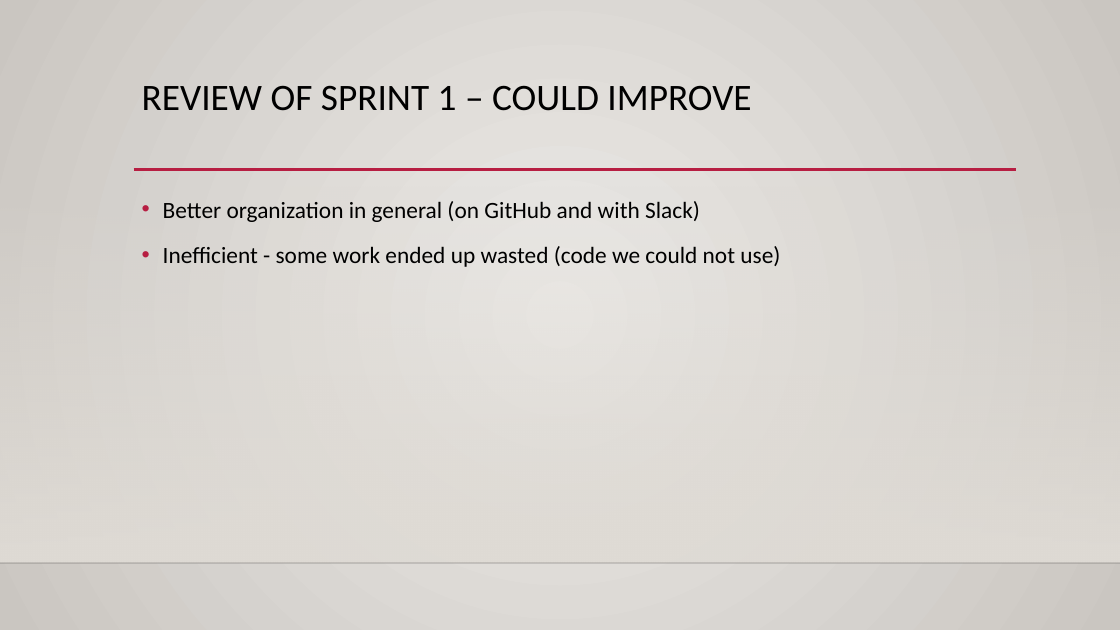
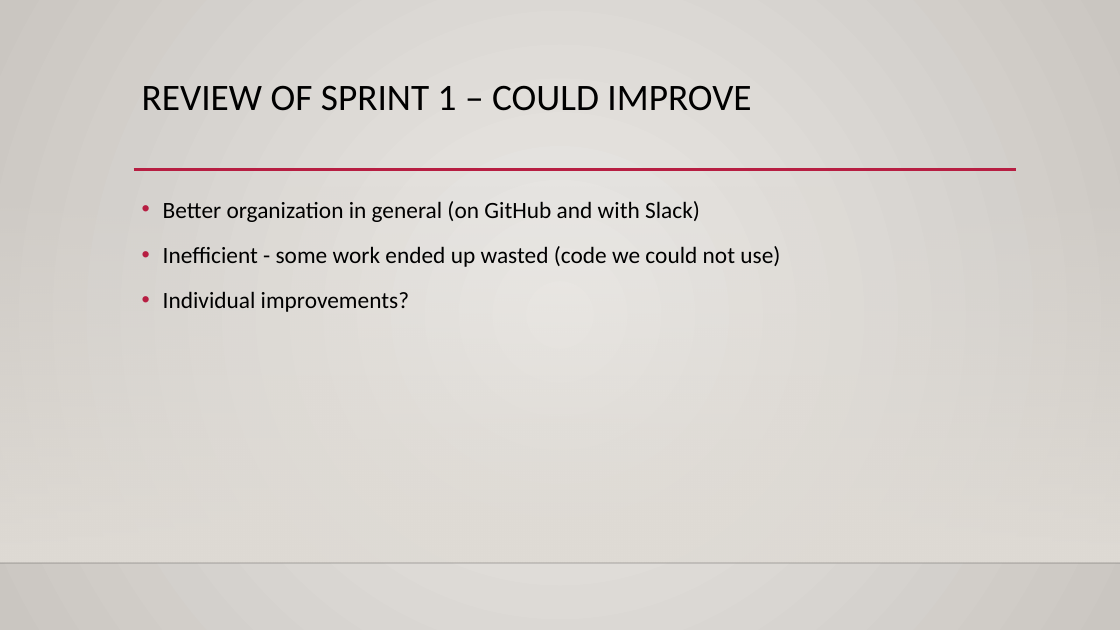
Before and after one commit to CiderCS3398/CS3398-Cider-S2017, a slide deck: slide 5 of Presentations/Sprint 1 Review.pptx. Drawn at 1120x630 pixels with LibreOffice and Linux fonts; fonts in the diff are those of the drawing; background and template pictures are left out. Boxes give left, top, right and bottom in pixels: in the first picture for what was removed or moved away, otherwise in the second. Text is boxed around its words. In the diff, an @@ line names an element or a change of style, - is before the commit and + after.

```diff
--- a/Presentations/Sprint 1 Review.pptx
+++ b/Presentations/Sprint 1 Review.pptx
@@ text at (163,291,409,312): paragraph added @@
+• Individual improvements?
```
Also in this commit, not shown: 1 other slide changed.
